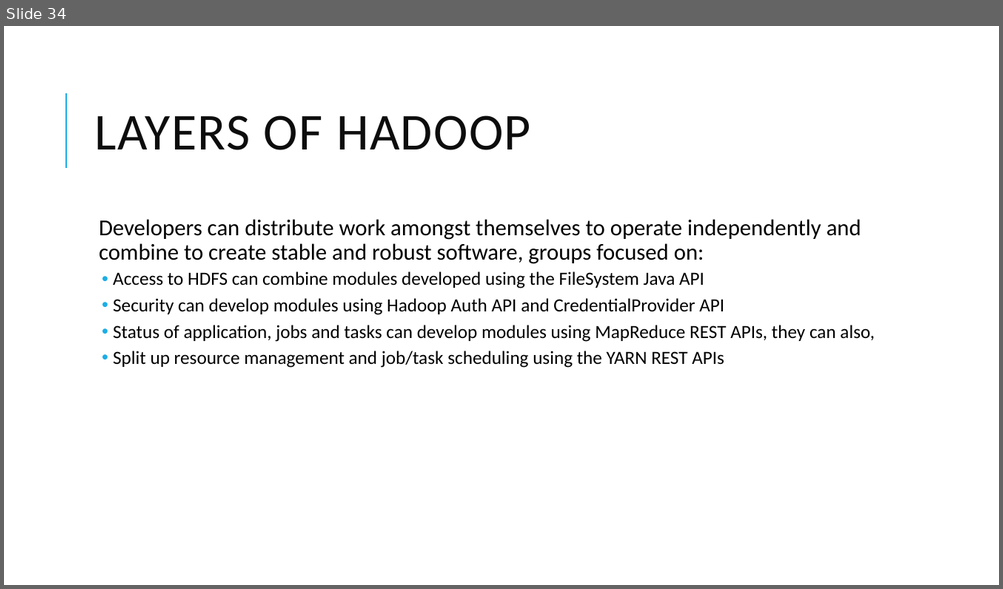
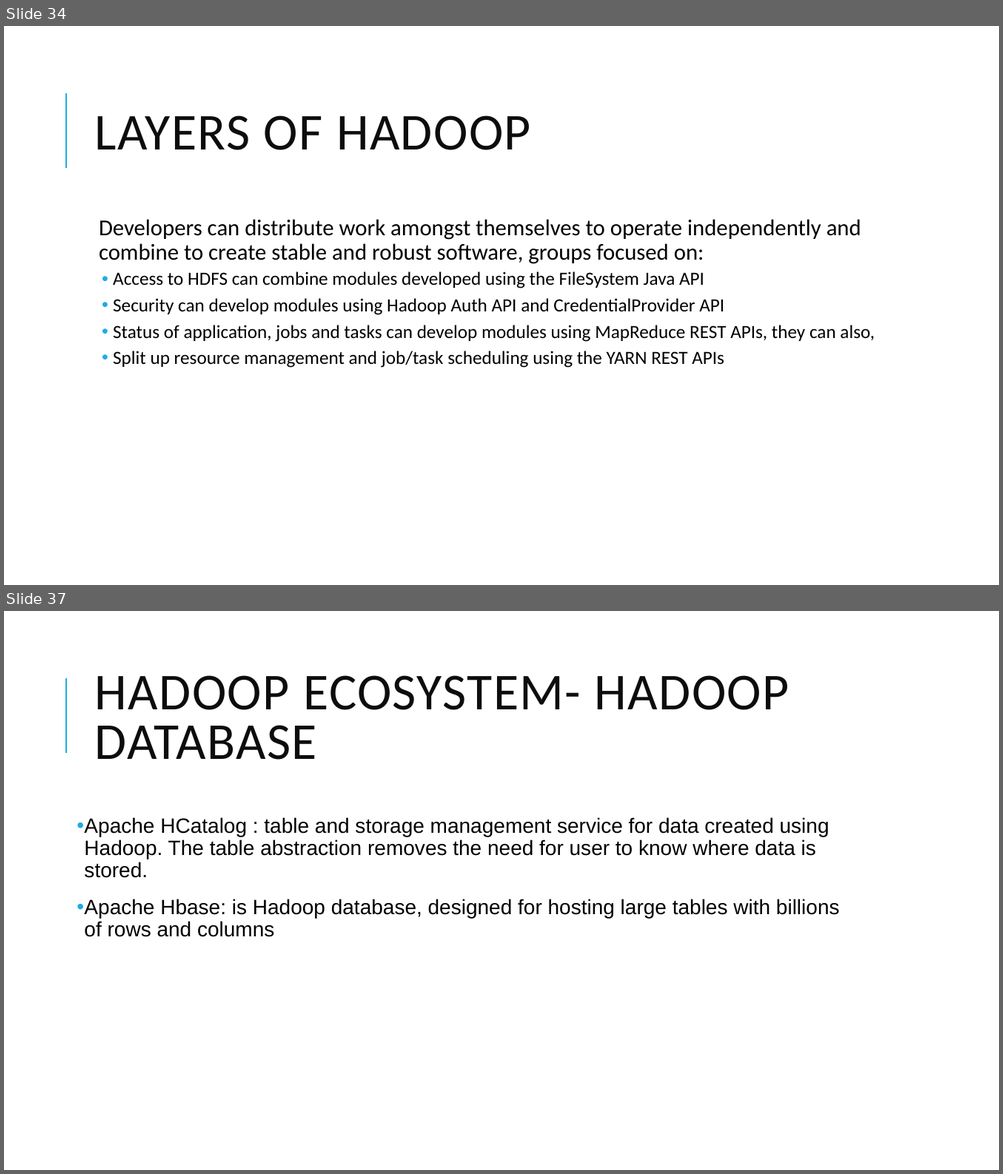
Before and after one commit to dsjili/eecs4314, a slide deck: assignment1_compiled.pptx. Shown one above the other, each under a label of ours: slide 34 before the commit, slides 34 and 37 after it; the slides between them are not shown. The pictures are 1003x589 and 1003x1174 pixels, drawn with LibreOffice and Linux fonts; fonts in the diff are those of the drawing. Boxes give left, top, right and bottom in pixels: in the first picture for what was removed or moved away, otherwise in the second. Text is boxed around its words. In the diff, an @@ line names an element or a change of style, - is before the commit and + after.

Commit message:
added the ecosystem slides

```diff
--- a/assignment1_compiled.pptx
+++ b/assignment1_compiled.pptx
@@ slide 37 added at (x1=4, y1=611, x2=999, y2=1170), background #FFFFFF; not listed: 1 template element that a slide beside it also shows @@
@@ title added at (x1=95, y1=675, x2=789, y2=760), 50 pt, text #0D0D0D @@
+HADOOP ECOSYSTEM- HADOOP DATABASE
@@ text added at (x1=77, y1=817, x2=839, y2=937), 20 pt, text #000000 @@
+• Apache HCatalog : table and storage management service for data created using Hadoop. The table abstraction removes the need for user to know where data is stored.
+• Apache Hbase: is Hadoop database, designed for hosting large tables with billions of rows and columns
```
Also in this commit, not shown: 9 other slides added.
